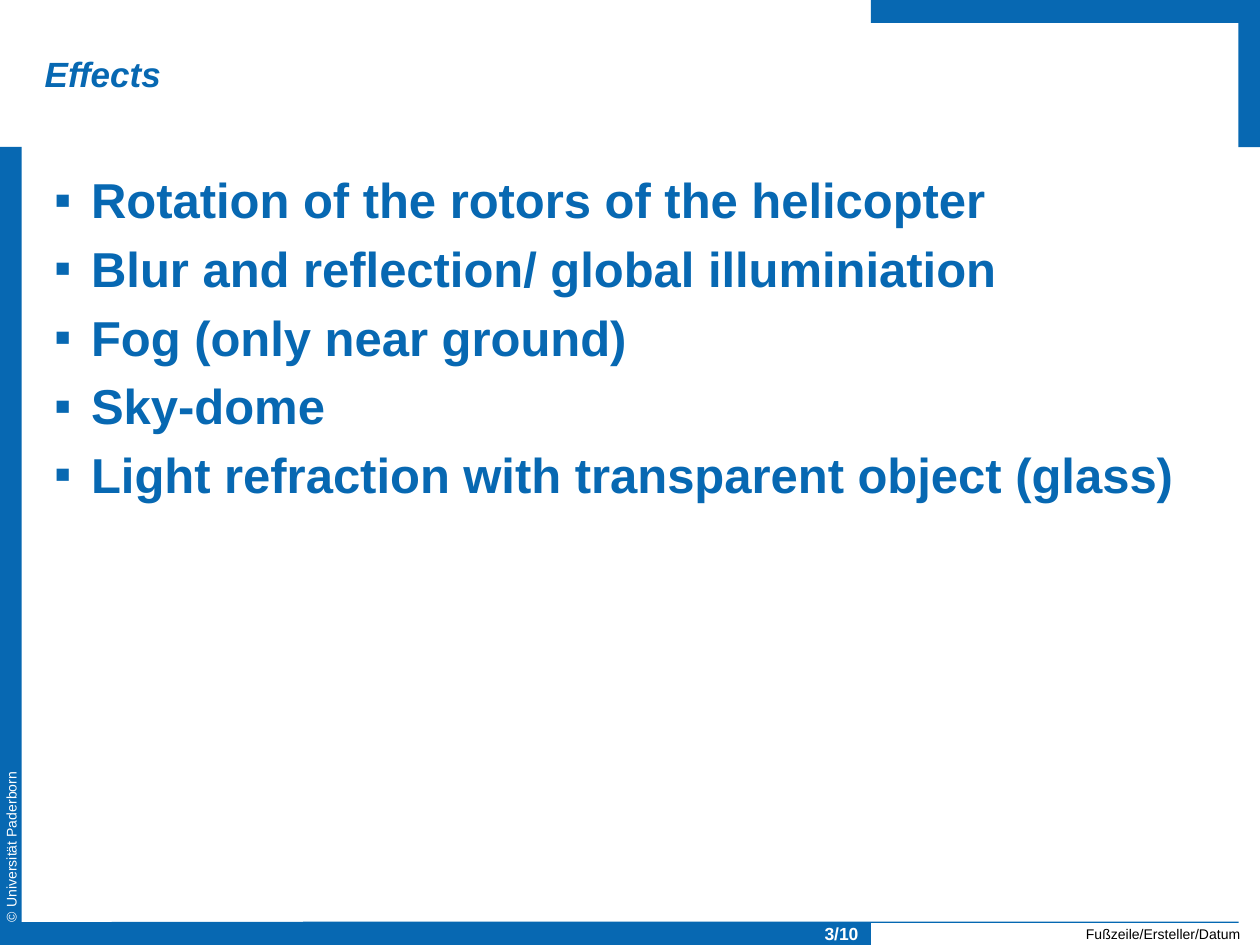
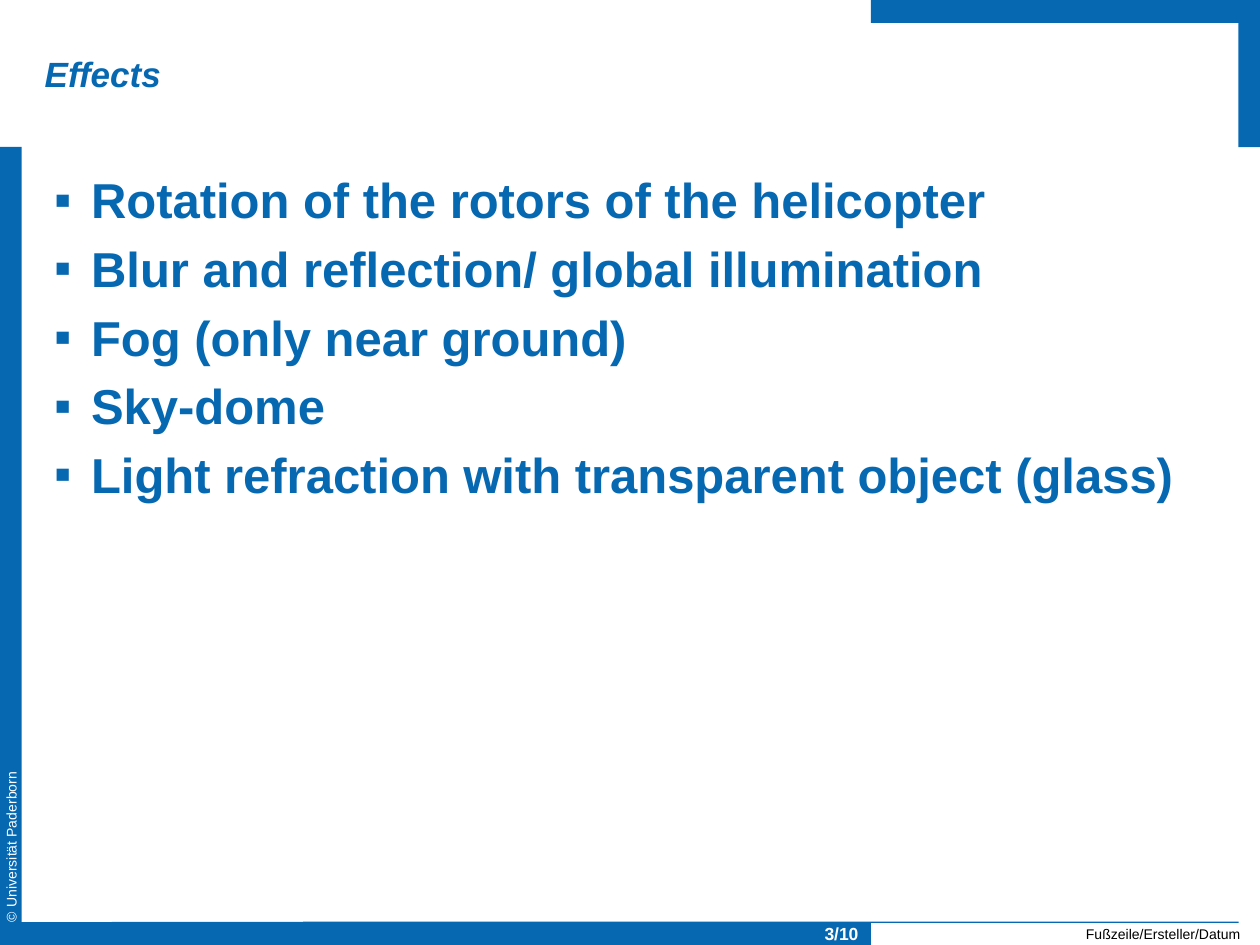
Before and after one commit to advancedrendering/project, a slide deck: slide 3 of ExtraBees/doc/proposal_english.pptx. Drawn at 1260x945 pixels with LibreOffice and Linux fonts; fonts in the diff are those of the drawing; background and template pictures are left out. Boxes give left, top, right and bottom in pixels: in the first picture for what was removed or moved away, otherwise in the second. Text is boxed around its words. In the diff, an @@ line names an element or a change of style, - is before the commit and + after.

```diff
--- a/ExtraBees/doc/proposal_english.pptx
+++ b/ExtraBees/doc/proposal_english.pptx
@@ text at bbox=[91, 251, 982, 297]: text changed @@
-▪ Blur and reflection/ global illuminiation
+▪ Blur and reflection/ global illumination
```
Also in this commit, not shown: 1 other slide changed, 1 other file.
